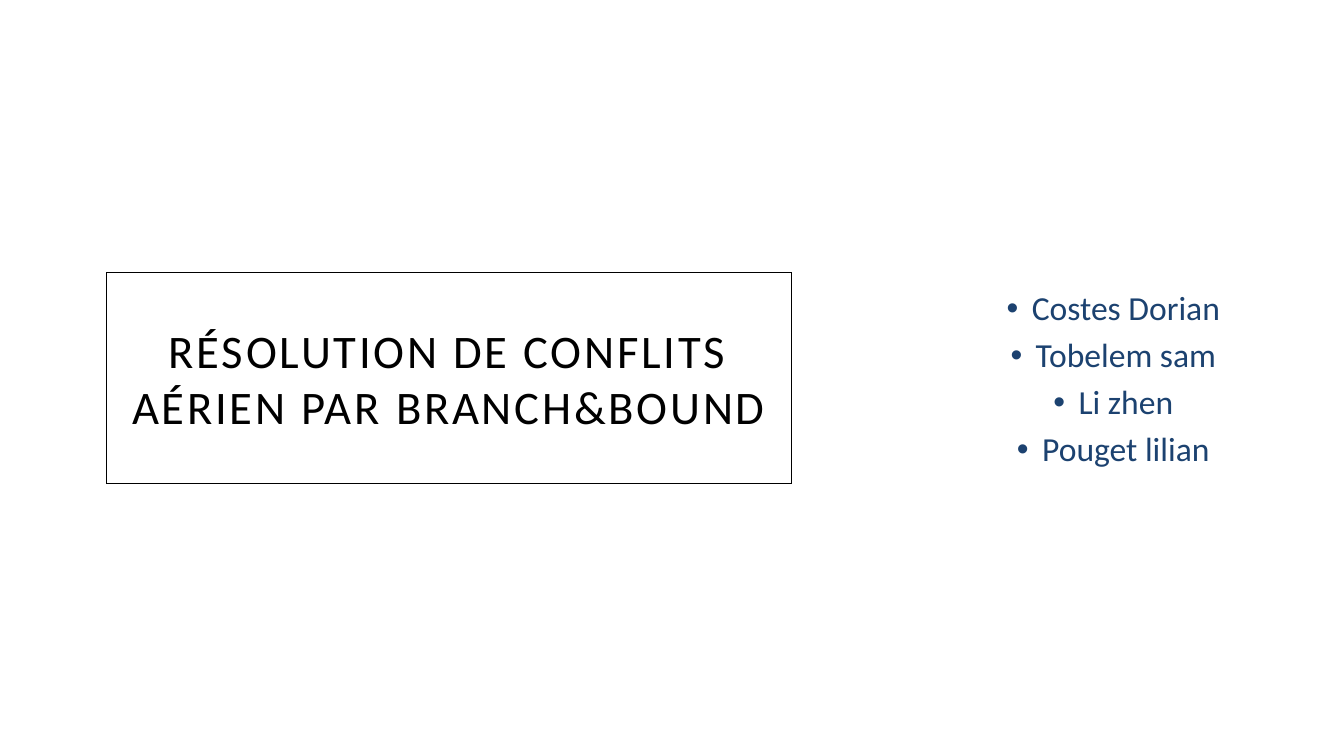
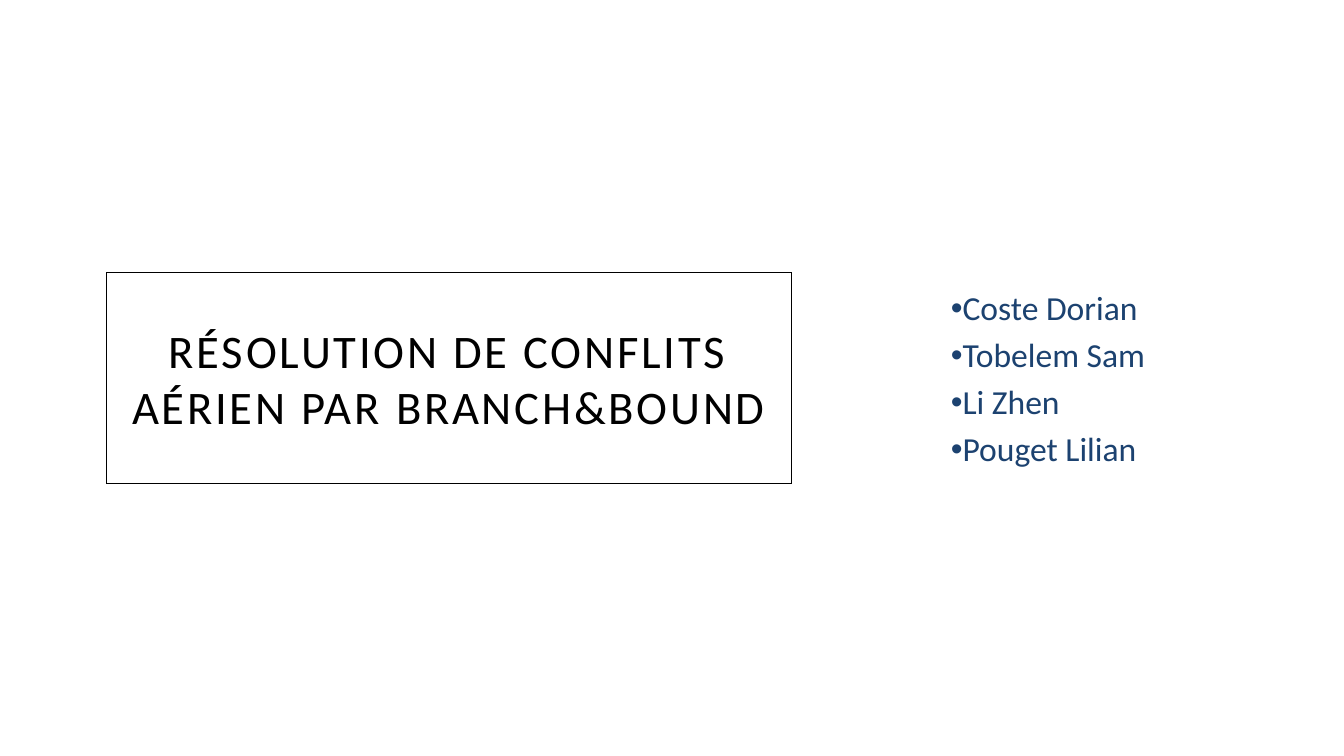
Before and after one commit to doriancoste/conflicts_resolution, a slide deck: slide 1 of template.pptx. Drawn at 1344x756 pixels with LibreOffice and Linux fonts; fonts in the diff are those of the drawing; background and template pictures are left out. Boxes give left, top, right and bottom in pixels: in the first picture for what was removed or moved away, otherwise in the second. Text is boxed around its words. In the diff, an @@ line names an element or a change of style, - is before the commit and + after.

```diff
--- a/template.pptx
+++ b/template.pptx
@@ subtitle at (x1=963, y1=297, x2=1145, y2=467): text changed @@
-• Costes Dorian
-• Tobelem sam
-• Li zhen
-• Pouget lilian
+• Coste Dorian
+• Tobelem Sam
+• Li Zhen
+• Pouget Lilian
```
Also in this commit, not shown: 2 other slides changed, 14 slides added, 5 slides removed, 2 other files.
